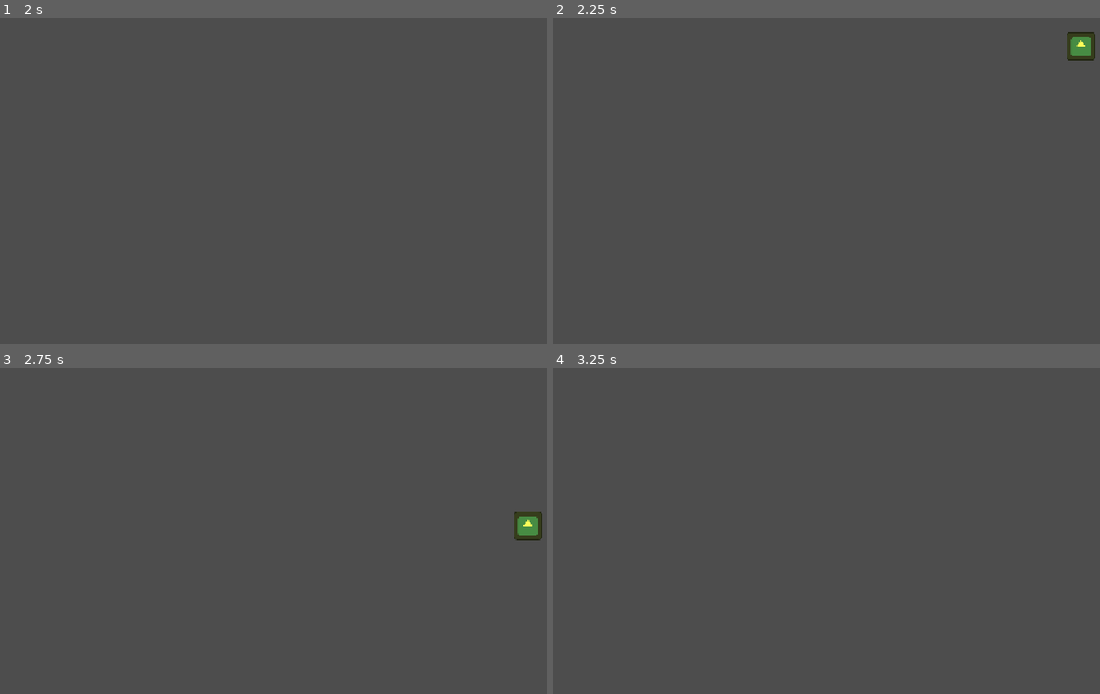
Above: before the commit, frames 1-4 (two rows, left to right).
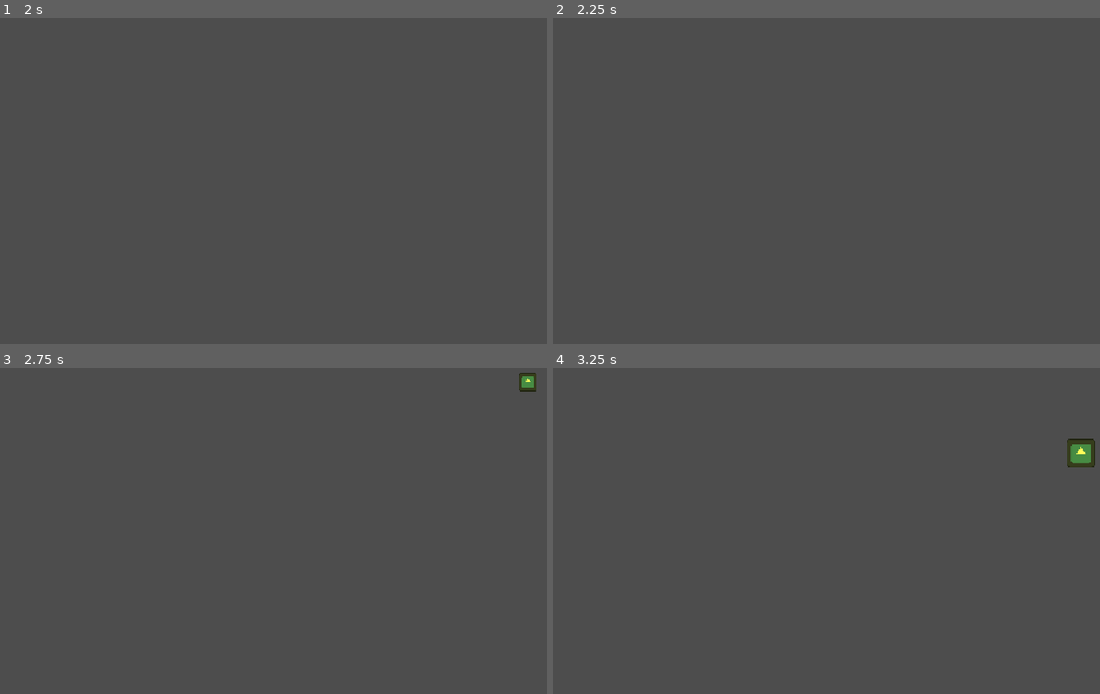
Above: after the commit, the same moments.

Repository: AstrrX3/Gamejam
Game: Godot game, scene res://spawner.tscn
Two runs of this game, one before a commit and one after it. Both use one fixed random seed, a clock stepped at 60 frames per second and the inputs below. This scene is started directly instead of the project's main scene. The engine's default icon, where the game draws it, is replaced by a stand-in: a white triangle on a blue panel in a dark square.
Inputs (mouse positions are in pixels of both pictures, inside the frame that each line leads up to):
- Up to frame 1 (2 s): tap Enter at 0.5 s; move the mouse to (454, 184) at 0.52 s; click (454, 184) at 0.6 s; tap Space at 1.25 s; move the mouse to (180, 220) at 1.27 s; click (180, 220) at 1.35 s
- Up to frame 2 (2.25 s): tap Enter at 2 s; move the mouse to (930, 122) at 2.02 s; click (930, 122) at 2.1 s
- Up to frame 3 (2.75 s): no input
- Up to frame 4 (3.25 s): move the mouse to (831, 625) at 2.77 s; click (831, 625) at 2.85 s

Frame 1 is identical in both runs. In frame 2, 0.4% of the frame differs, in the area x 93-100%, y 4-14%; in frame 3, 0.6%, in the area x 93-100%, y 1-53%; in frame 4, 0.4%.

Commit message:
Update spawner.tscn

Diff:
--- a/gay-plinko/spawner.tscn
+++ b/gay-plinko/spawner.tscn
@@ -26,6 +26,9 @@
 
 func _on_timer_timeout():
 		spawn_coins()
+		$Timer.start()
+
+
 
 
 
@@ -35,7 +38,7 @@
 script = SubResource("GDScript_55g31")
 
 [node name="Timer" type="Timer" parent="." unique_id=1018251872]
-wait_time = 2.0
+wait_time = 2.7319999999999998
 one_shot = true
 autostart = true
 
